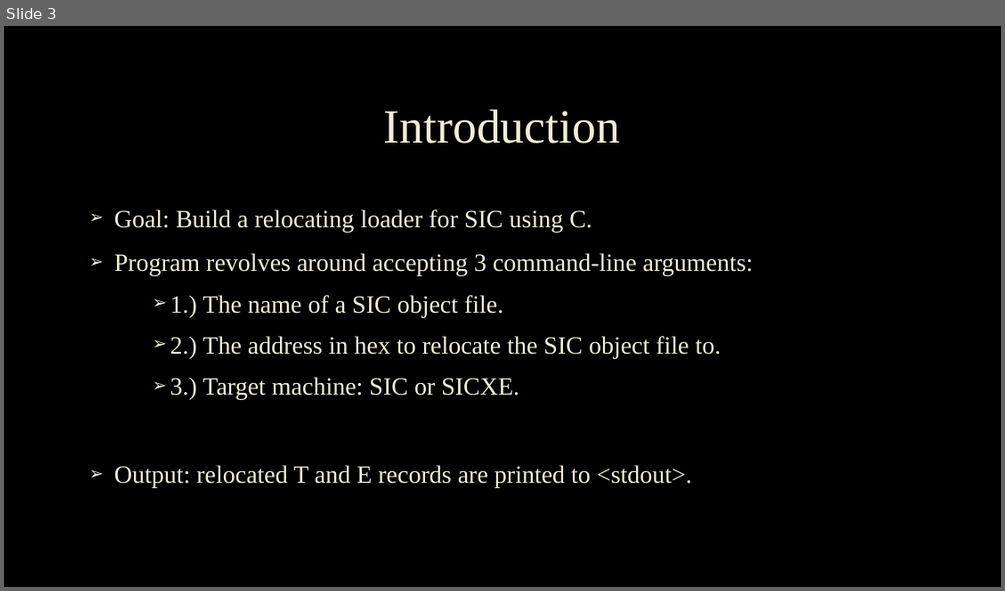
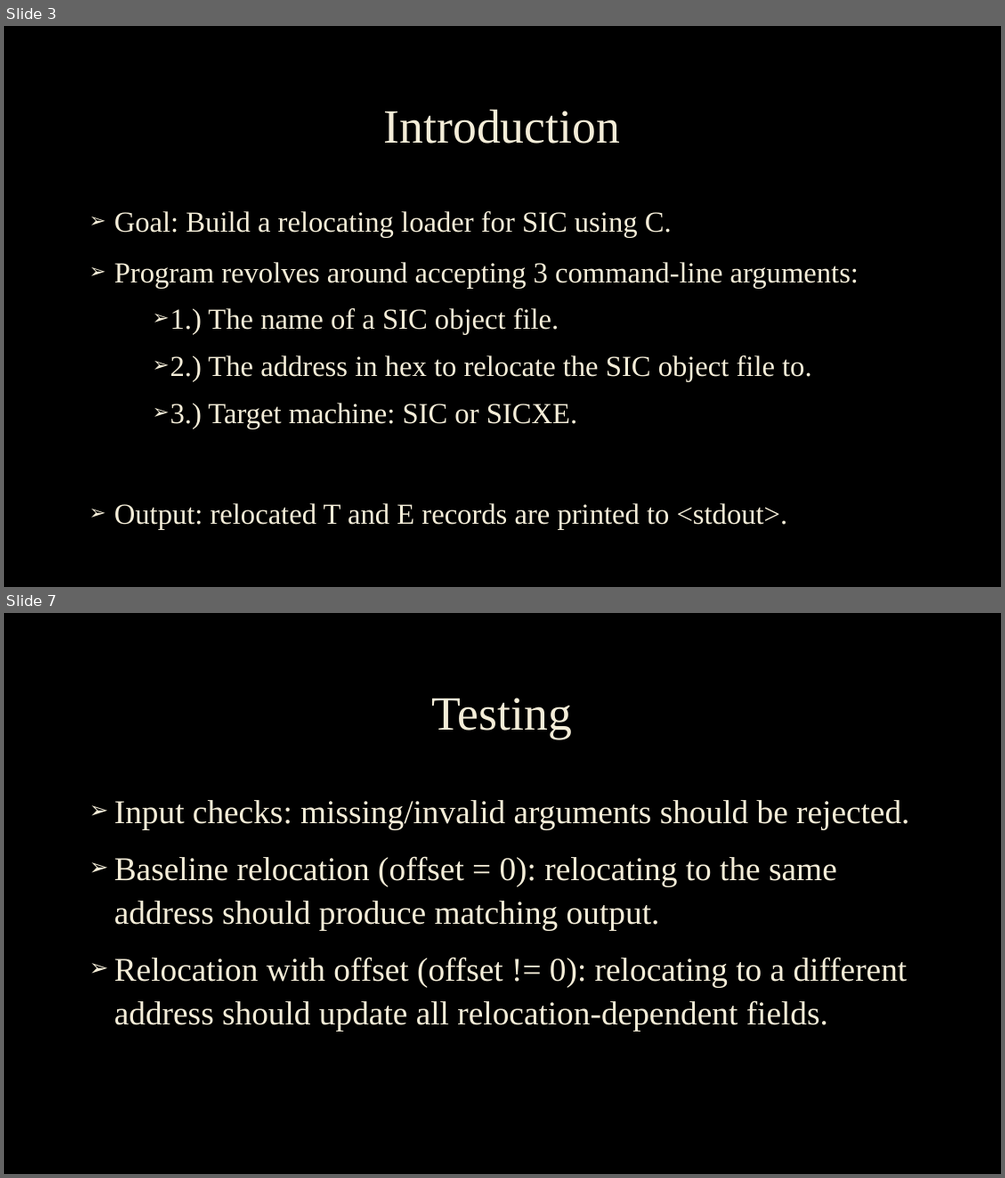
Before and after one commit to Nack2544/Relocating-Loader, a slide deck: Project4_Relocating-Loader.pptx. Shown one above the other, each under a label of ours: slide 3 before the commit, slides 3 and 7 after it; the slides between them are not shown. The pictures are 1005x591 and 1005x1178 pixels, drawn with LibreOffice and Linux fonts; fonts in the diff are those of the drawing; background and template pictures are left out. Boxes give left, top, right and bottom in pixels: in the first picture for what was removed or moved away, otherwise in the second. Text is boxed around its words. In the diff, an @@ line names an element or a change of style, - is before the commit and + after.

Commit message:
Add files via upload
Update to PowerPoint. Shorter, easier (not super technical), and includes a screenshot of code for style points?

```diff
--- a/Project4_Relocating-Loader.pptx
+++ b/Project4_Relocating-Loader.pptx
@@ slide 7 added at (4, 613, 1001, 1174), background picture (left out) @@
@@ title added at (432, 698, 572, 738), 46 pt, text #F4EDD8 @@
+Testing
@@ text added at (114, 800, 909, 1031), 32 pt, text #F4EDD8 @@
+➢ Input checks: missing/invalid arguments should be rejected.
+➢ Baseline relocation (offset = 0): relocating to the same address should produce matching output.
+➢ Relocation with offset (offset != 0): relocating to a different address should update all relocation-dependent fields.
@@ slide 3 changed as well @@
@@ text "Goal: Build a relocating loader ..." at (114, 211, 858, 530): size 24 to 28 pt @@
```
Also in this commit, not shown: 2 other slides changed, 5 other slides added, 9 slides removed.
